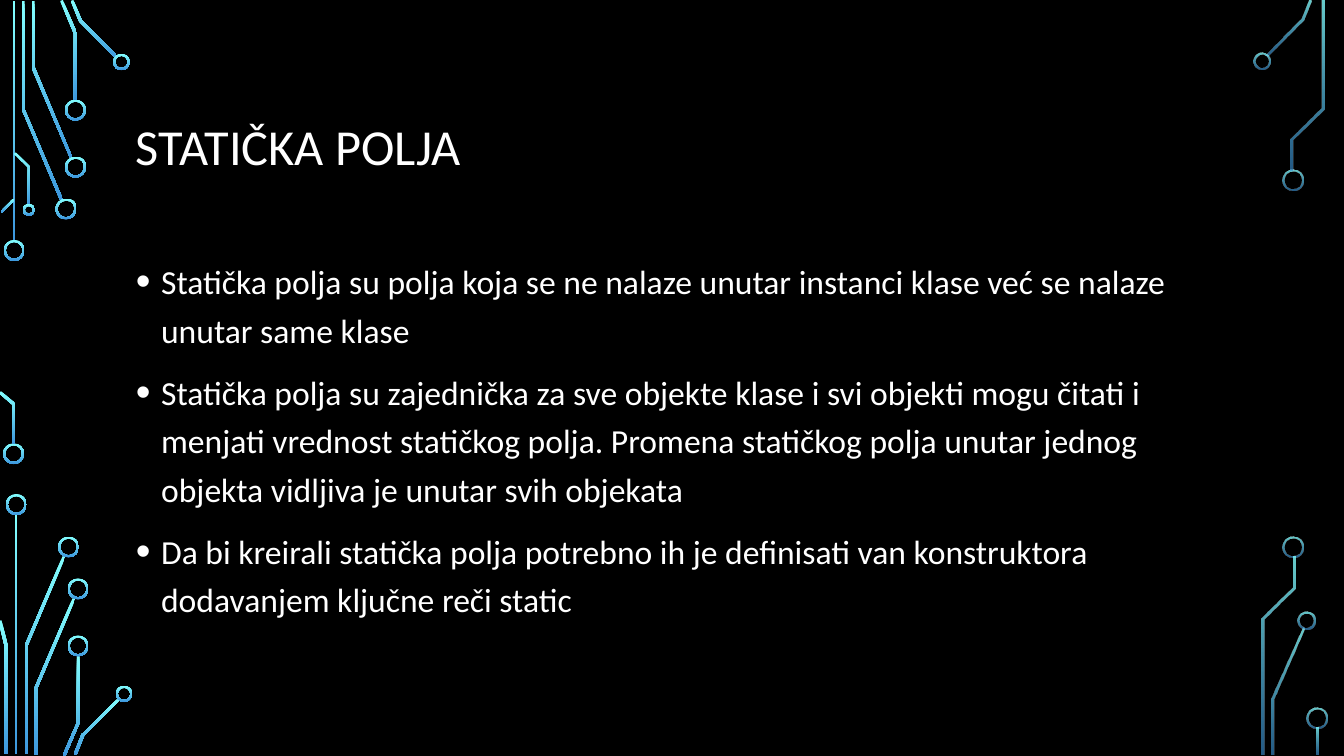
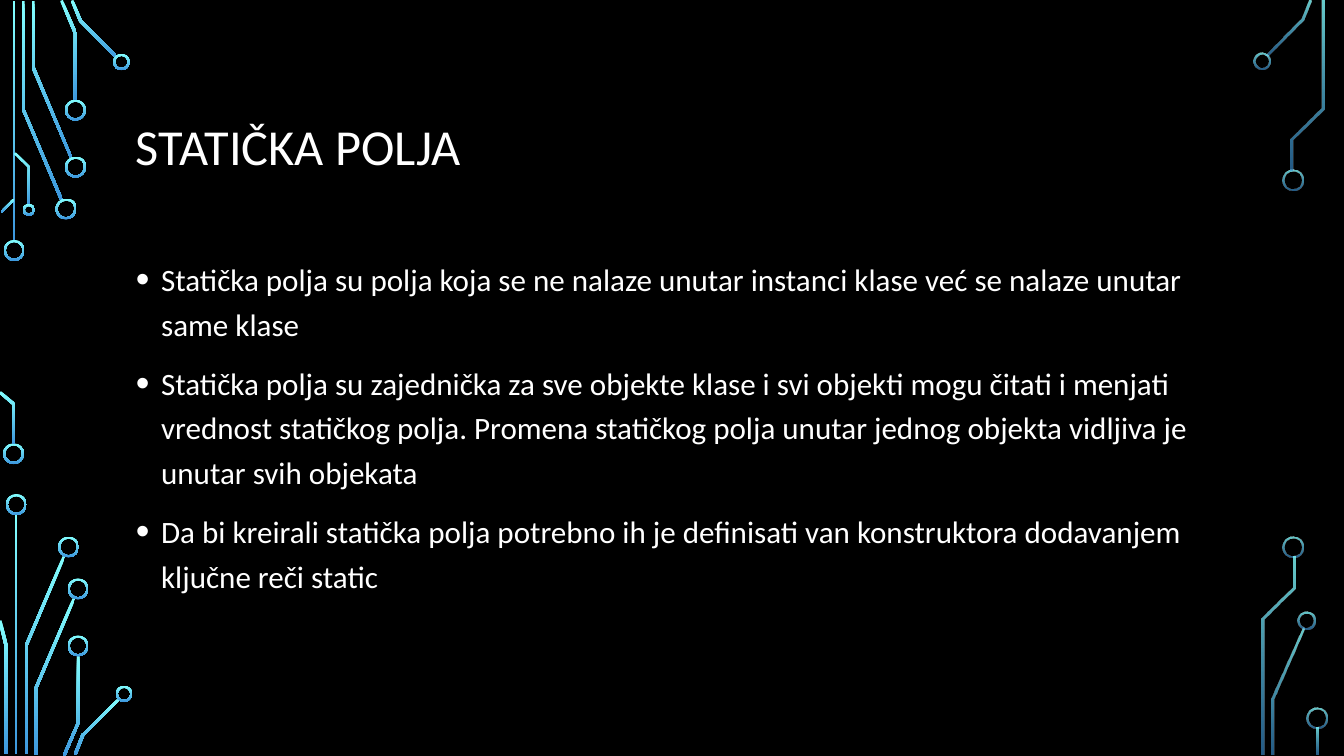
Before and after one commit to MihajloMilojevic/Sekcija, a slide deck: slide 8 of JavaScript/Napredno/prezentacije/18. Objektno orijentisano programiranje u javascriptu.pptx. Drawn at 1344x756 pixels with LibreOffice and Linux fonts; fonts in the diff are those of the drawing; background and template pictures are left out. Boxes give left, top, right and bottom in pixels: in the first picture for what was removed or moved away, otherwise in the second. Text is boxed around its words. In the diff, an @@ line names an element or a change of style, - is before the commit and + after.

```diff
--- a/JavaScript/Napredno/prezentacije/18. Objektno orijentisano programiranje u javascriptu.pptx
+++ b/JavaScript/Napredno/prezentacije/18. Objektno orijentisano programiranje u javascriptu.pptx
@@ text "Statička polja su polja koja ..." at (x1=161, y1=269, x2=1187, y2=594): size 24 to 22.2 pt @@
```
Also in this commit, not shown: 2 other slides changed, 7 slides added, 4 other files.
